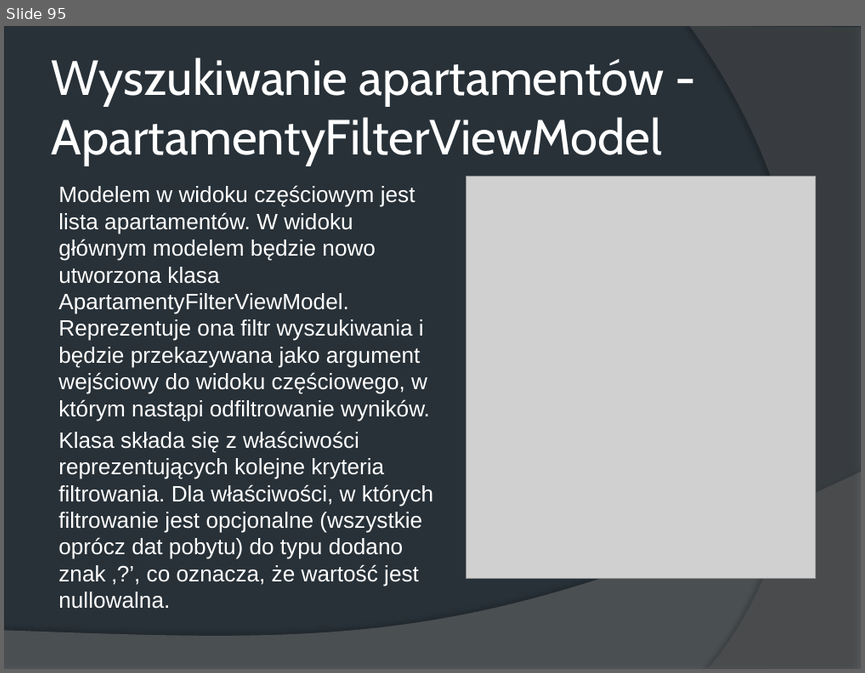
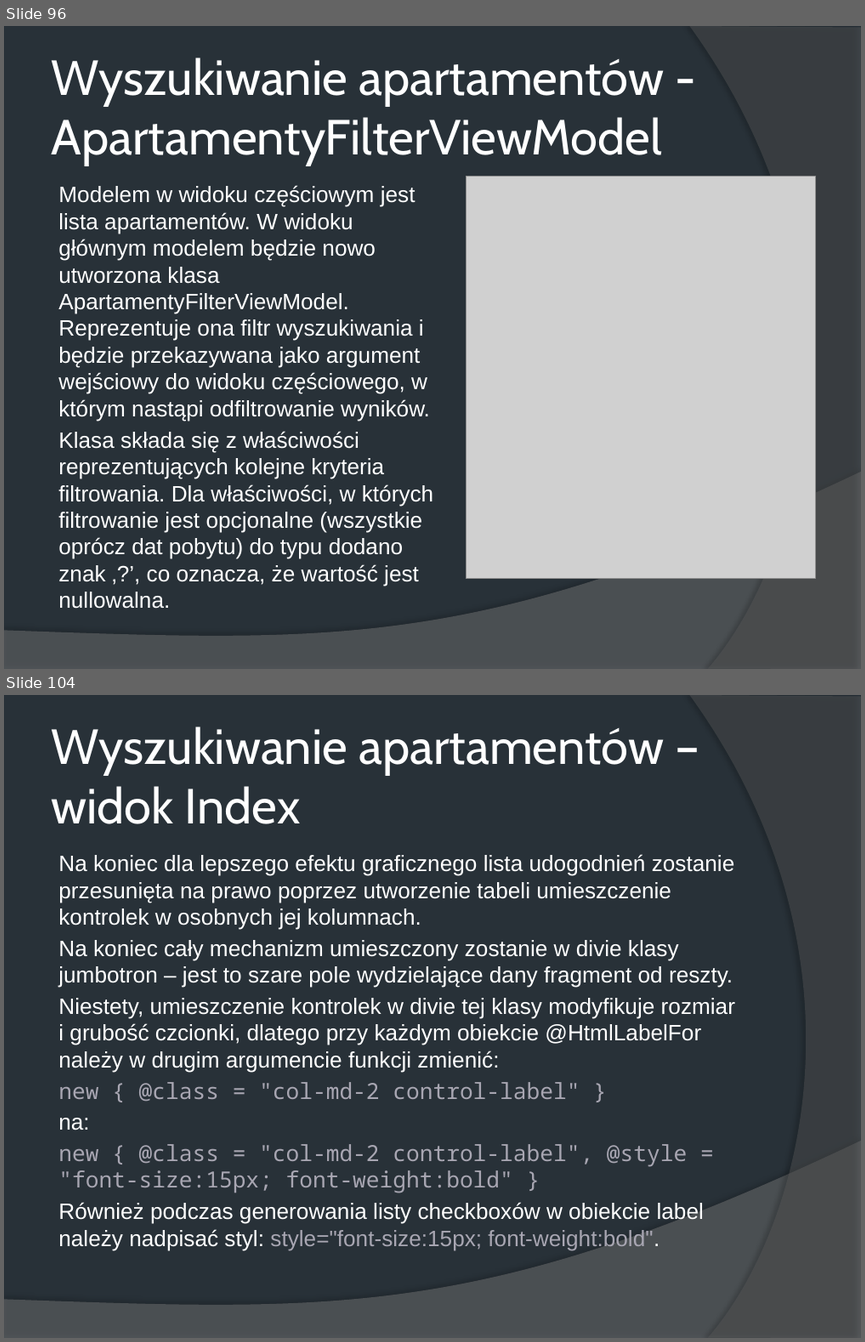
Before and after one commit to wiwlm/HotelMVC, a slide deck: Aplikacje MVC.pptx. Shown one above the other, each under a label of ours: slide 95 before the commit, slides 96 and 104 after it; the slides between them are not shown. The pictures are 865x673 and 865x1342 pixels, drawn with LibreOffice and Linux fonts; fonts in the diff are those of the drawing; grey boxes stand for pictures. Boxes give left, top, right and bottom in pixels: in the first picture for what was removed or moved away, otherwise in the second. Text is boxed around its words. In the diff, an @@ line names an element or a change of style, - is before the commit and + after.

Commit message:
Rezerwacja apartamentów

```diff
--- a/Aplikacje MVC.pptx
+++ b/Aplikacje MVC.pptx
@@ slide 104 added at (4, 695, 861, 1338), background #283138; not listed: 2 template elements that a slide beside it also shows @@
@@ title added at (51, 726, 664, 824), 41.4 pt, text #FFFFFF @@
+Wyszukiwanie apartamentów – widok Index
@@ text added at (58, 854, 735, 1250), 18.8 pt, text #FFFFFF @@
+Na koniec dla lepszego efektu graficznego lista udogodnień zostanie przesunięta na prawo poprzez utworzenie tabeli umieszczenie kontrolek w osobnych jej kolumnach.
+Na koniec cały mechanizm umieszczony zostanie w divie klasy jumbotron – jest to szare pole wydzielające dany fragment od reszty.
+Niestety, umieszczenie kontrolek w divie tej klasy modyfikuje rozmiar i grubość czcionki, dlatego przy każdym obiekcie @HtmlLabelFor należy w drugim argumencie funkcji zmienić:
+new { @class = "col-md-2 control-label" }
+na:
+new { @class = "col-md-2 control-label", @style = "font-size:15px; font-weight:bold" }
+Również podczas generowania listy checkboxów w obiekcie label należy nadpisać styl: style="font-size:15px; font-weight:bold".
@@ what was slide 95 is now slide 96 @@
```
Also in this commit, not shown: 7 slides changed, 18 other slides added, 1 slide removed, 16 other files.
